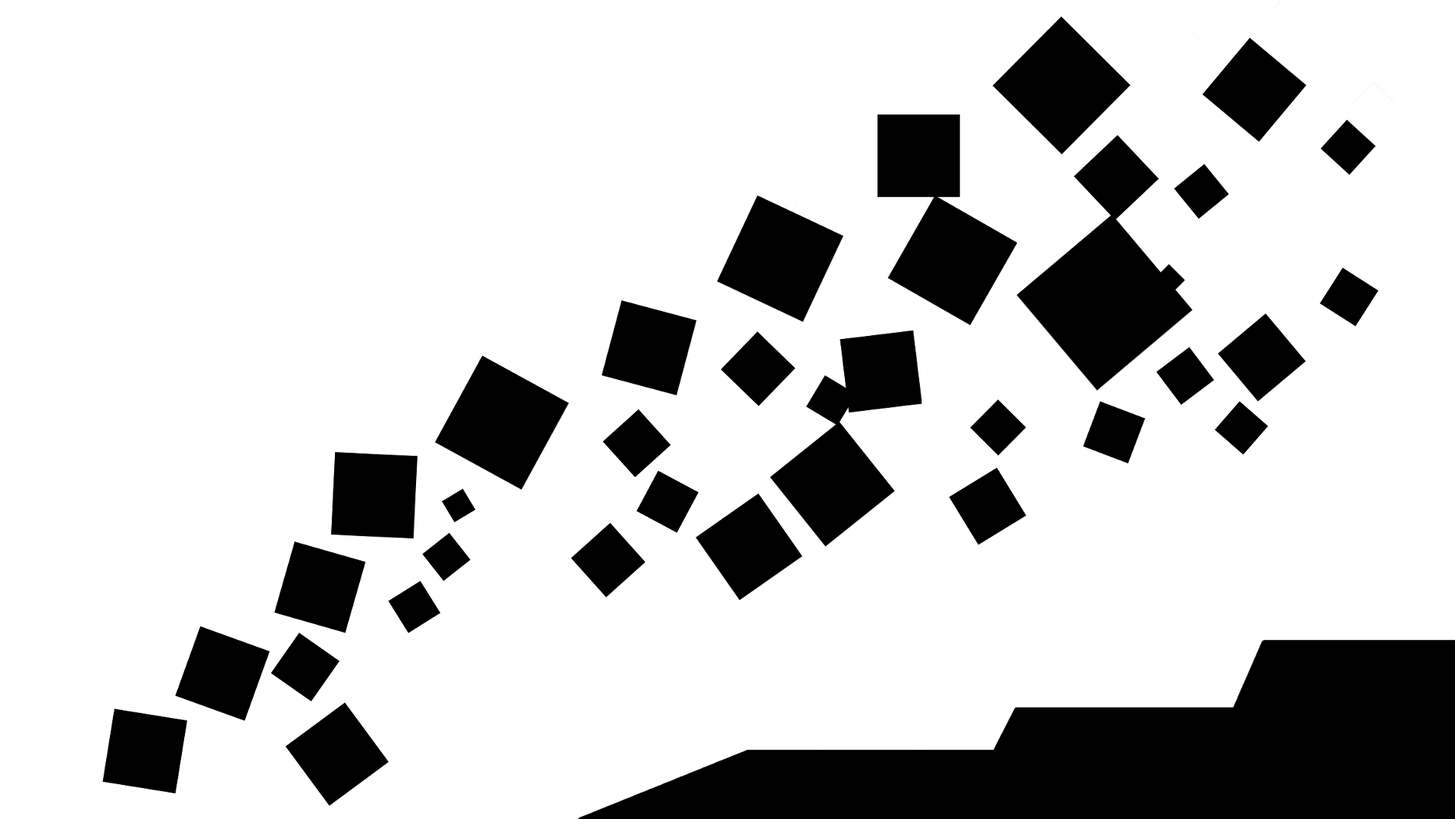
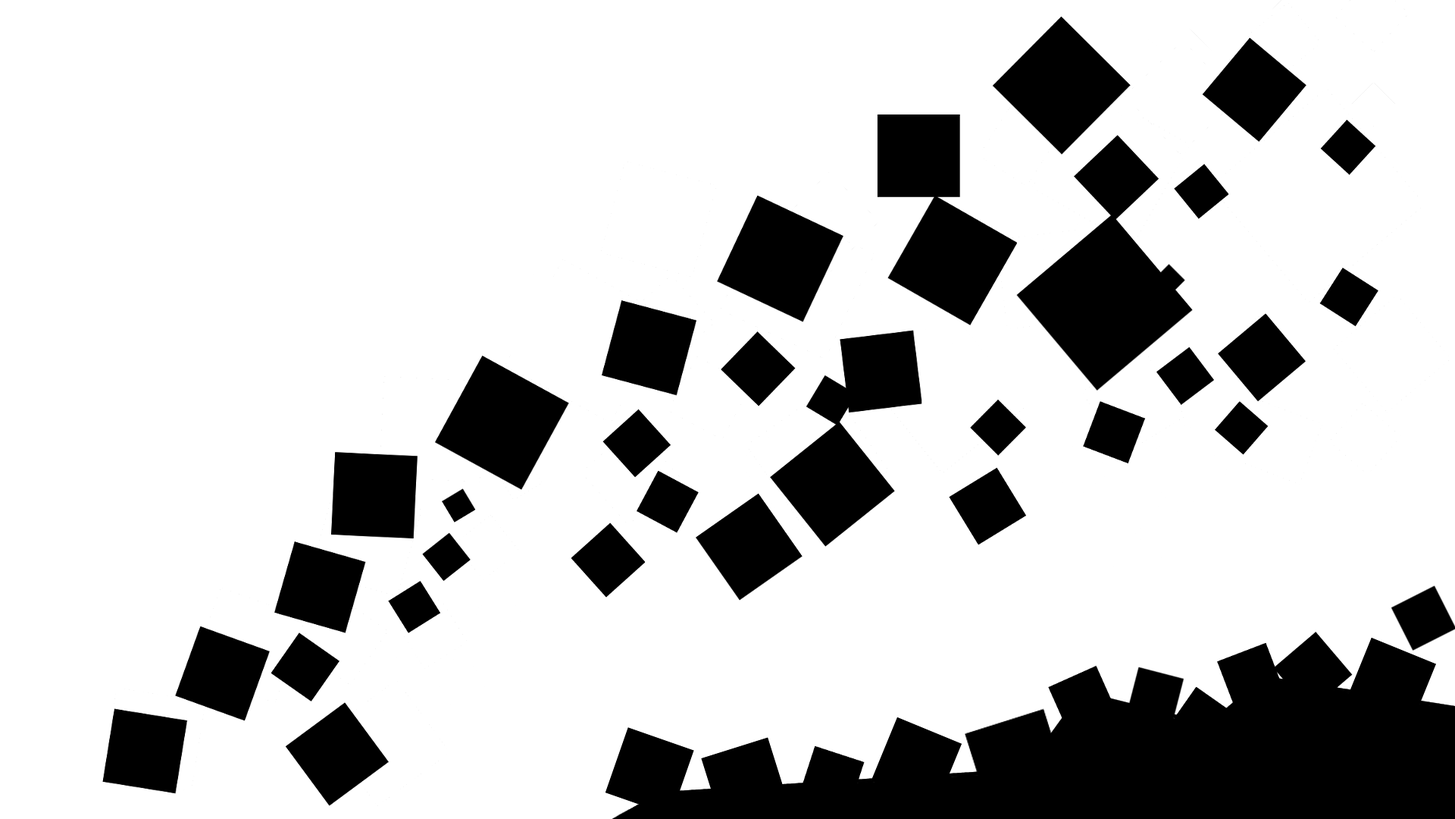
Layered file, before and after one edit (1455x819). Changes by layer:
painted on "Blocks" over [604, 585, 1455, 819]
painted on "Mountain" over [578, 638, 1455, 819]
